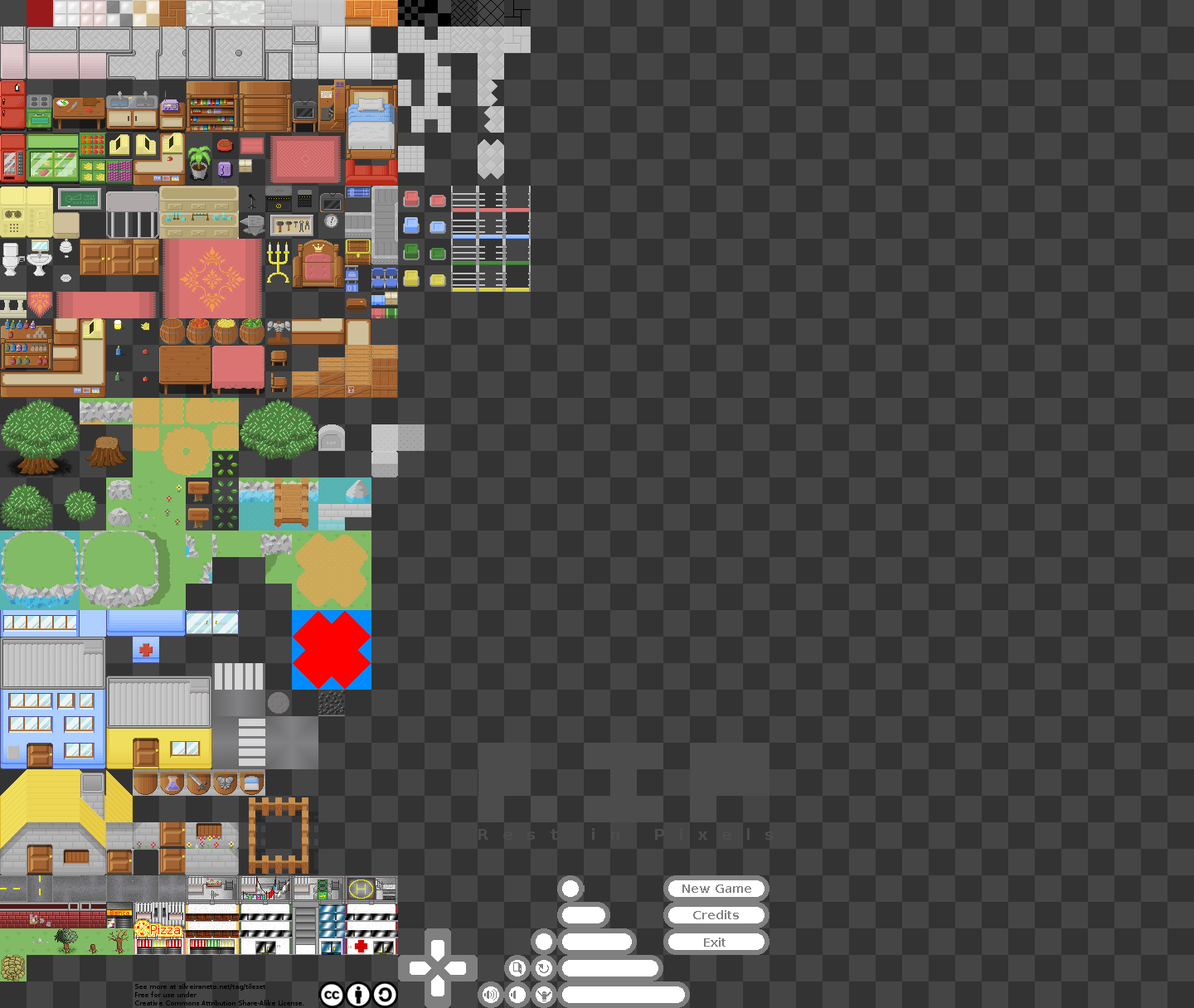
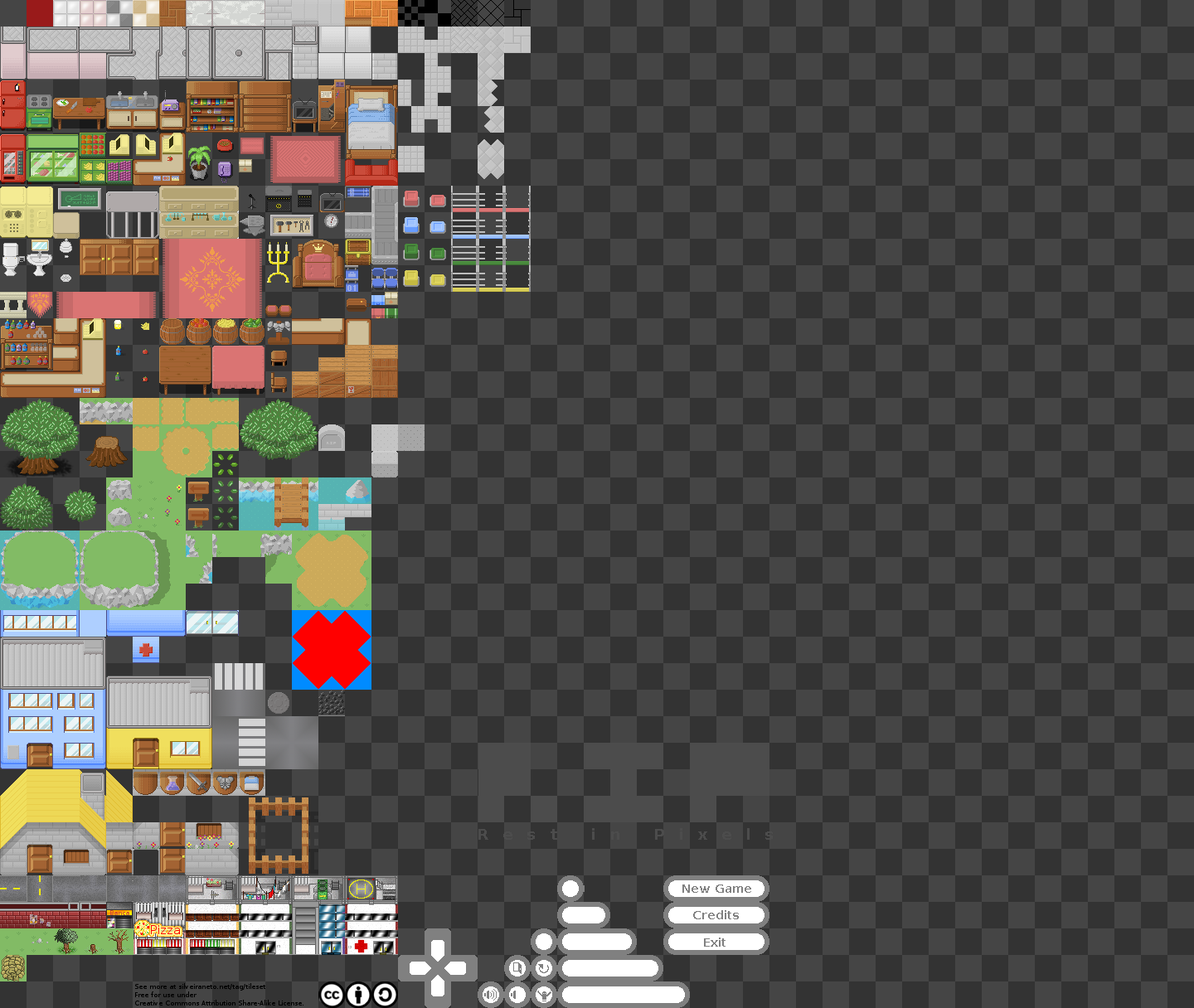
Layers edited between the first and the second 1194 x 1008 image:
painted on "Background" over [265, 305, 292, 366]
